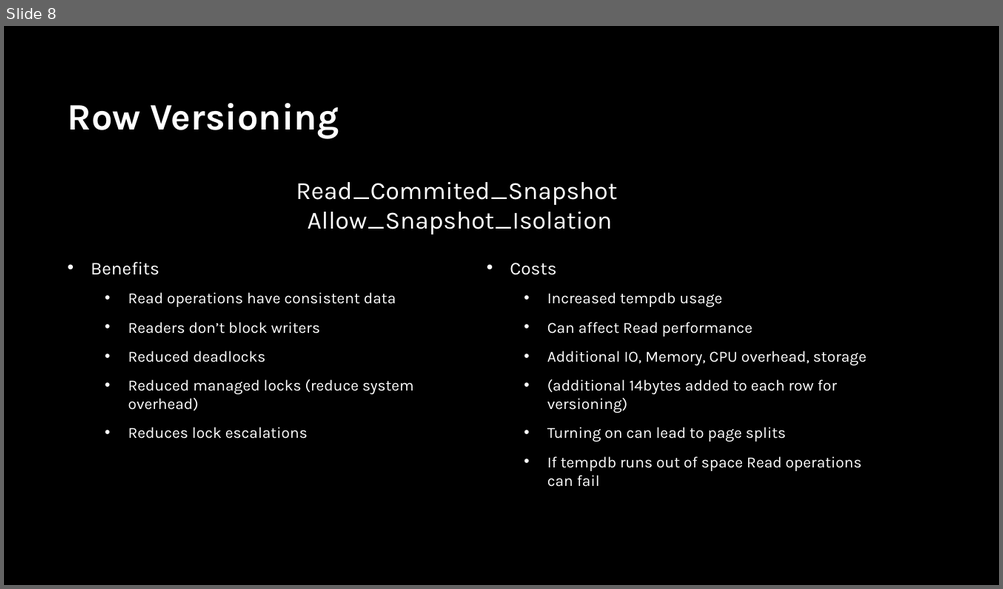
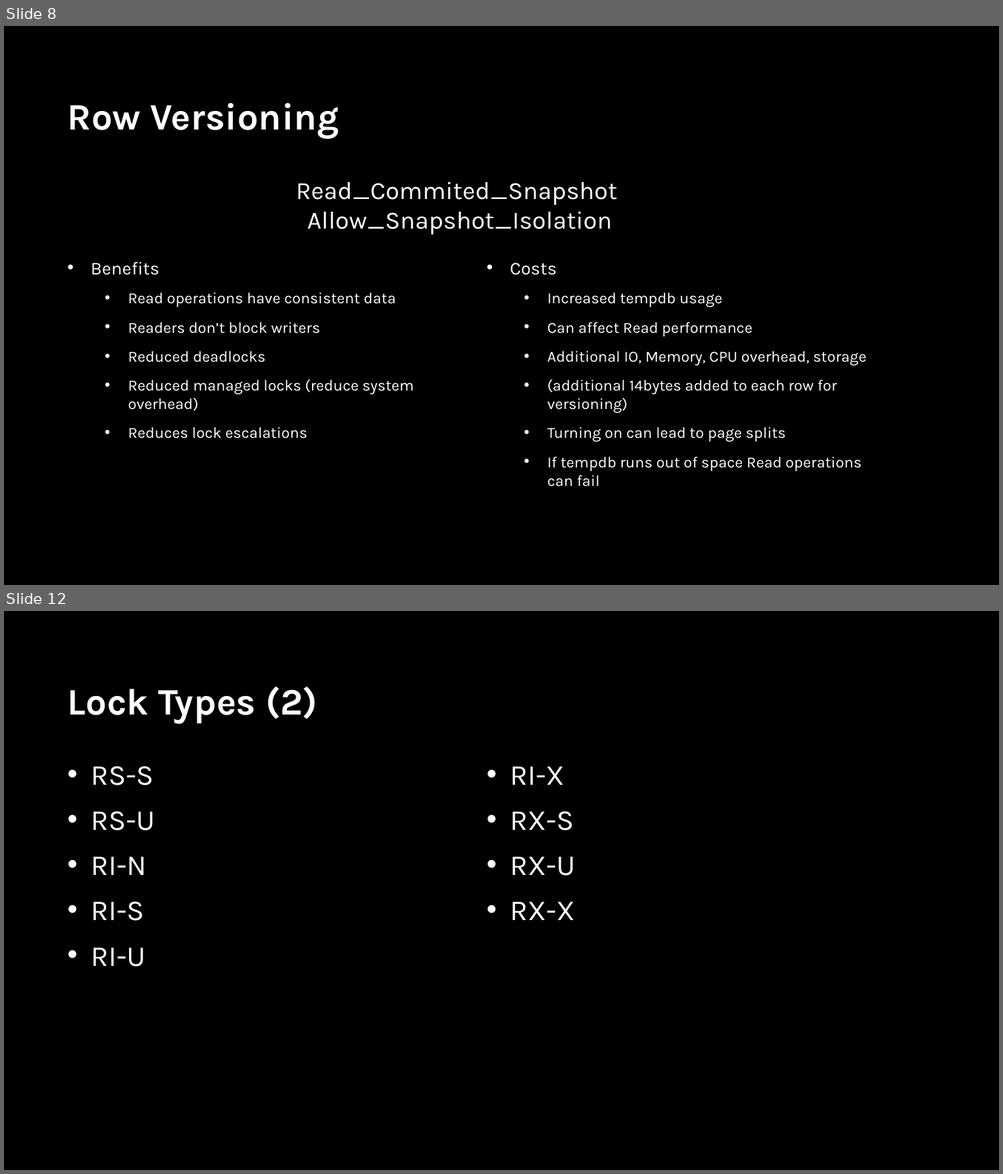
Before and after one commit to sabinio/SQLTraining, a slide deck: Slides/2.Locking.pptx. Shown one above the other, each under a label of ours: slide 8 before the commit, slides 8 and 12 after it; the slides between them are not shown. The pictures are 1003x589 and 1003x1174 pixels, drawn with LibreOffice and Linux fonts; fonts in the diff are those of the drawing; background and template pictures are left out. Boxes give left, top, right and bottom in pixels: in the first picture for what was removed or moved away, otherwise in the second. Text is boxed around its words. In the diff, an @@ line names an element or a change of style, - is before the commit and + after.

```diff
--- a/Slides/2.Locking.pptx
+++ b/Slides/2.Locking.pptx
@@ slide 12 added at bbox=[4, 611, 999, 1170], background picture (left out) @@
@@ title added at bbox=[68, 686, 318, 723], 36 pt, text #FFFFFF, bold @@
+Lock Types (2)
@@ text added at bbox=[91, 766, 155, 967], 28 pt, text #FFFFFF @@
+• RS-S
+• RS-U
+• RI-N
+• RI-S
+• RI-U
@@ text added at bbox=[509, 766, 575, 920], 28 pt, text #FFFFFF @@
+• RI-X
+• RX-S
+• RX-U
+• RX-X
```
Also in this commit, not shown: 2 slides changed, 10 other slides added, 6 other files.
